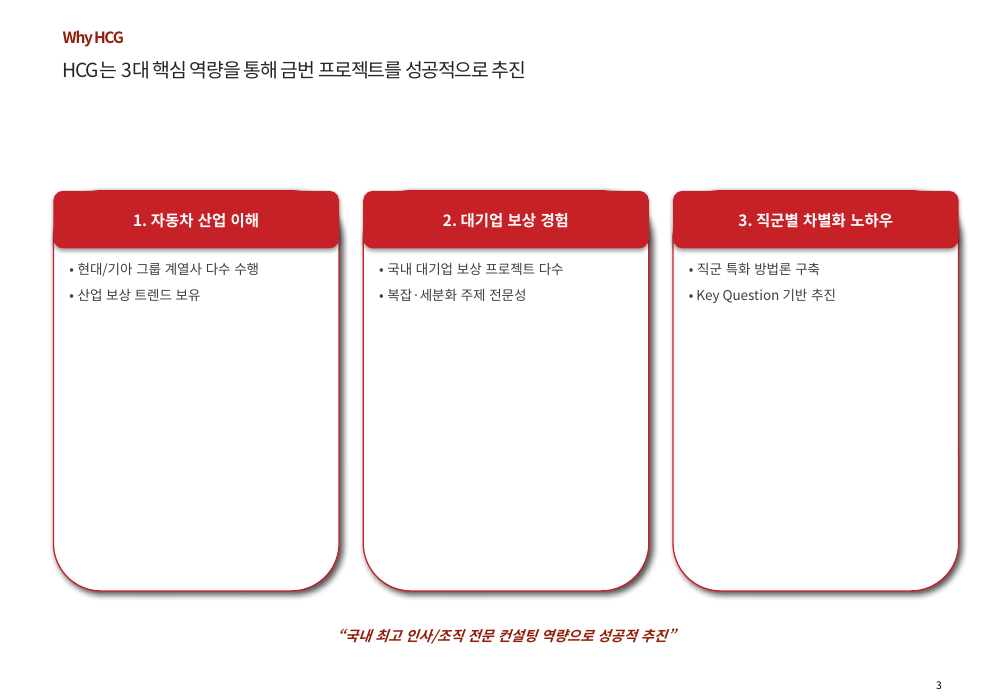
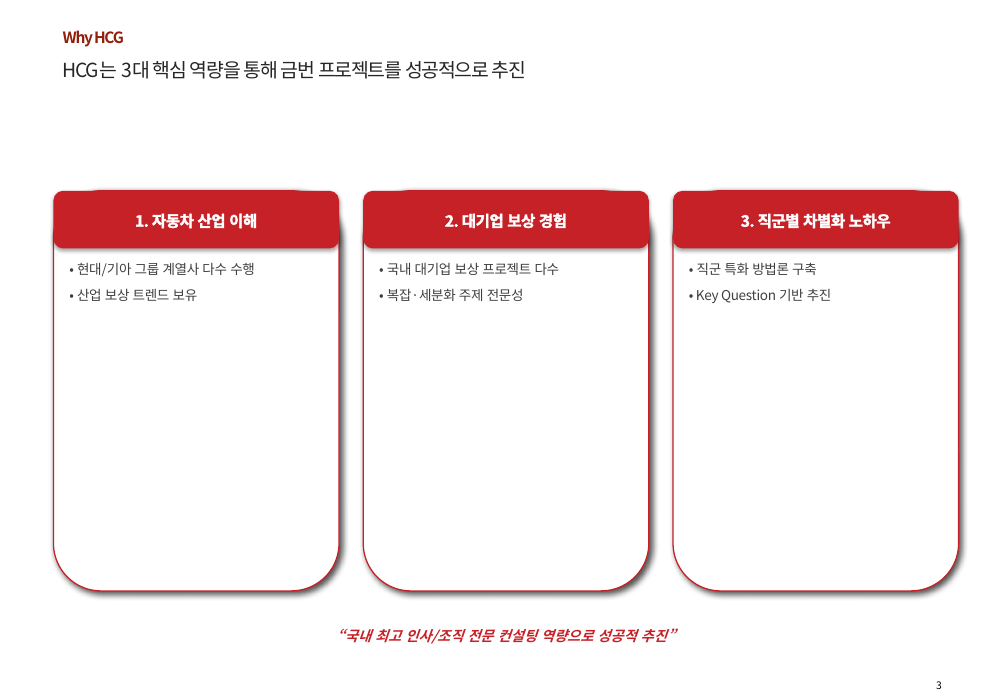
Before and after one commit to 0101-commits/ppt-skill, a slide deck: slide 4 of HCG_Automated_Draft.pptx. Drawn at 1008x698 pixels with LibreOffice and Linux fonts; fonts in the diff are those of the drawing; background and template pictures are left out. Boxes give left, top, right and bottom in pixels: in the first picture for what was removed or moved away, otherwise in the second. Text is boxed around its words. In the diff, an @@ line names an element or a change of style, - is before the commit and + after.

```diff
--- a/HCG_Automated_Draft.pptx
+++ b/HCG_Automated_Draft.pptx
@@ letter spacing 0 to -0.3 pt, letter outline none to #FFFFFF 0.5 pt in 3 elements at (53,191,339,249), (363,191,649,249), (673,191,959,249) @@
@@ letter spacing 0 to -0.2 pt; line spacing 1.18 to 1.16 in 3 elements at (77,262,255,301), (387,262,560,301), (696,262,832,303) @@
@@ text "“국내 최고 인사/조직 전문 컨설팅 ..." at (337,628,675,644): text colour #921F0B to #C72128 @@
```
Also in this commit, not shown: 4 other slides changed, 9 other files.
